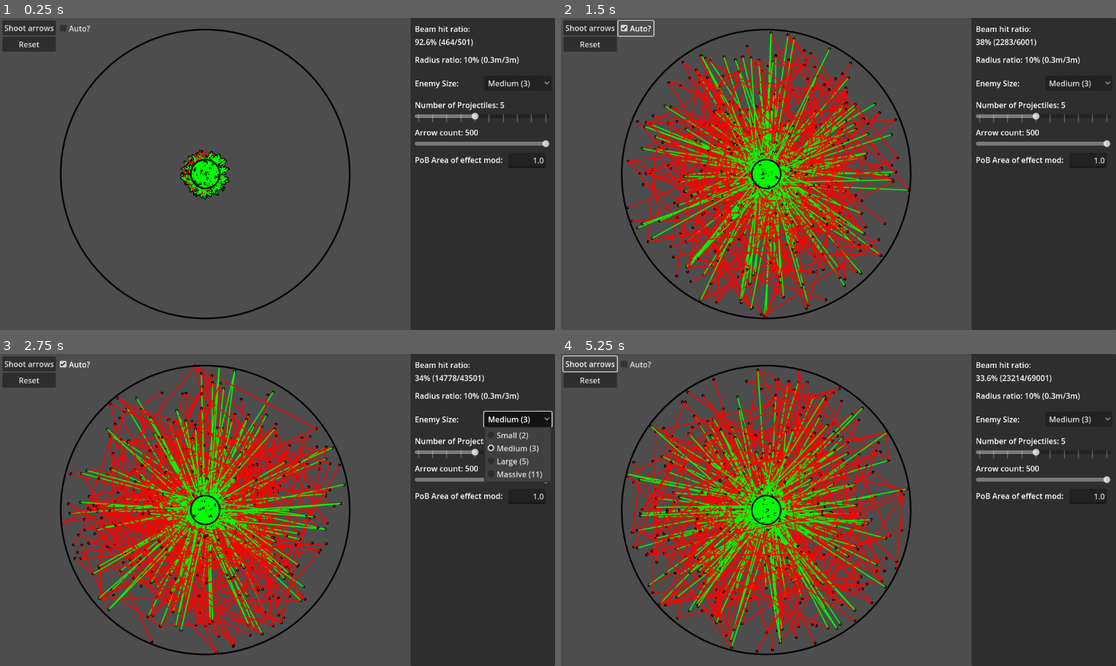
Above: before the commit, frames 1-4 (two rows, left to right).
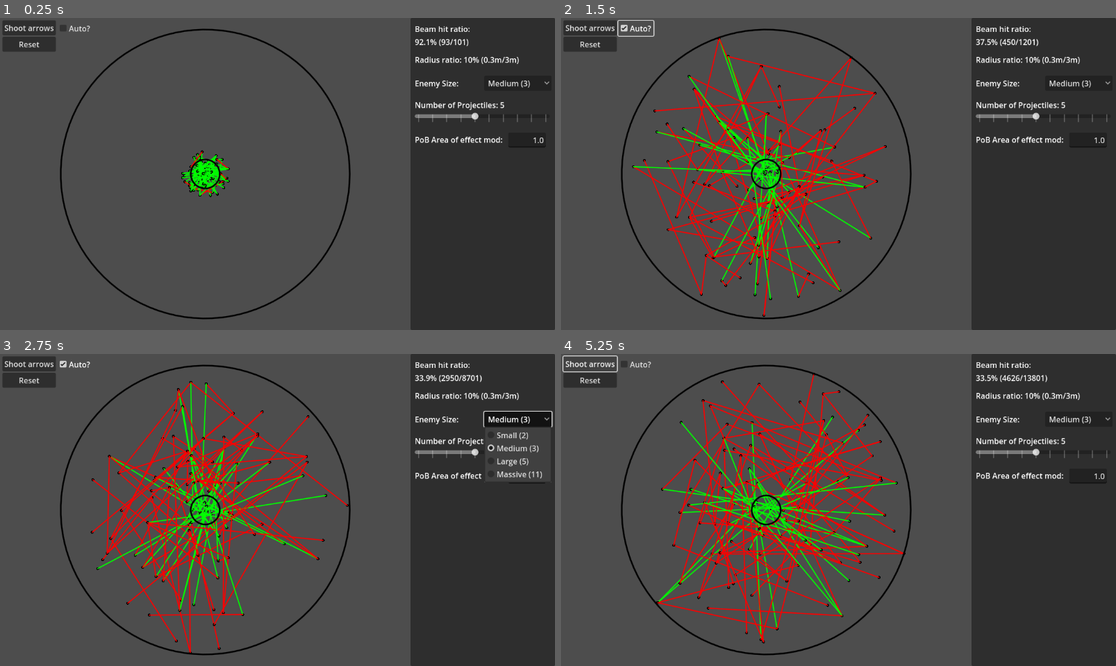
Above: after the commit, the same moments.

Repository: StillProphet/Storm-Rain-Simulator
Game: Godot game, scene res://main.tscn
The game is run twice, just before and just after one commit, with the same random seed, the same clock (stepped at 60 frames per second) and the same inputs.
Inputs:
- Up to frame 1 (0.25 s): no input
- Up to frame 2 (1.5 s): click "Shoot arrows" at 0.5 s; click "Auto?" at 1.25 s
- Up to frame 3 (2.75 s): click "Medium (3)" at 2 s
- Up to frame 4 (5.25 s): click "Shoot arrows" at 2.75 s; click "Auto?" at 3.5 s; click "Medium (3)" at 4.25 s; click "Shoot arrows" at 5 s

The runs differ from the first frame. In frame 1, 1.5% of the frame differs, in the area x 32-99%, y 6-59%; in frame 2, 22%; in frame 3, 22%; in frame 4, 23%, in the area x 11-99%, y 4-96%.

Commit message:
removed arrow count stat

Diff:
--- a/main.gd
+++ b/main.gd
@@ -9,7 +9,7 @@
 var enemySizes = [2, 3, 5, 11]
 var enemySize = 3
 var beamWidth = 1
-var arrowCount = 10
+var arrowCount = 100
 var areaMulti = 1
 
 var arrows : Array
@@ -33,7 +33,6 @@
 	overlap = snapped(hits/beams, 0.001)
 	enemySize = enemySizes[$Panel/EnemySize2.selected] * 10.0
 	projectiles = $Panel/ProjectileNumber2.value
-	arrowCount = $Panel/ArrowCount2.value
 	$Panel/EnemySize2.selected = 1
 	$Panel/Area2.set_text("1.0")
 	landingRadius = snapped((0.5 + projectiles * 0.5 * sqrt(areaMulti)) * 100,0.1)
@@ -46,13 +45,11 @@
 	overlap = snapped(hits/beams, 0.001)
 	enemySize = enemySizes[$Panel/EnemySize2.selected] * 10.0
 	projectiles = $Panel/ProjectileNumber2.value
-	arrowCount = $Panel/ArrowCount2.value
 	$Panel/Overlap.set_text("Beam hit ratio: ")
 	$Panel/Overlap2.set_text(str(overlap*100) + "% (" + str(hits) + "/" + str(beams) + ")")
 	$Panel/RadiusRatio.set_text("Radius ratio: " + str(snapped(enemySize/(landingRadius/100),0.1)) + "% (" + str(enemySize/100.0) + "m/" + str(landingRadius/100) + "m)")
 	$Panel/EnemySize.set_text("Enemy Size: ")
 	$Panel/ProjectileNumber.set_text("Number of Projectiles: " + str($Panel/ProjectileNumber2.value))
-	$Panel/ArrowCount.set_text("Arrow count: " + str(arrowCount))
 	if auto:
 		generateRandomPoints()
 
--- a/main.tscn
+++ b/main.tscn
@@ -102,38 +102,20 @@
 tick_count = 10
 ticks_on_borders = true
 
-[node name="ArrowCount" type="Label" parent="Panel"]
-layout_mode = 2
-offset_left = 9.0
-offset_top = 226.0
-offset_right = 289.0
-offset_bottom = 249.0
-text = "Arrow count"
-
-[node name="ArrowCount2" type="HSlider" parent="Panel"]
-layout_mode = 2
-offset_left = 9.0
-offset_top = 253.0
-offset_right = 289.0
-offset_bottom = 269.0
-min_value = 1.0
-max_value = 500.0
-value = 500.0
-
 [node name="Area" type="Label" parent="Panel"]
 layout_mode = 2
 offset_left = 9.0
-offset_top = 283.0
+offset_top = 241.0
 offset_right = 197.0
-offset_bottom = 306.0
+offset_bottom = 264.0
 text = "PoB Area of effect mod:"
 
 [node name="Area2" type="LineEdit" parent="Panel"]
 layout_mode = 0
 offset_left = 203.0
-offset_top = 280.0
+offset_top = 238.0
 offset_right = 281.0
-offset_bottom = 311.0
+offset_bottom = 269.0
 alignment = 2
 
 [connection signal="button_up" from="Button" to="." method="_on_button_button_up"]
Not shown, changed: export_presets.cfg
Not shown, changed: Storm Rain Simulator.exe
Not shown, removed: Storm Rain Simulator.pck
Not shown, changed: Storm Rain Simulator.rar
